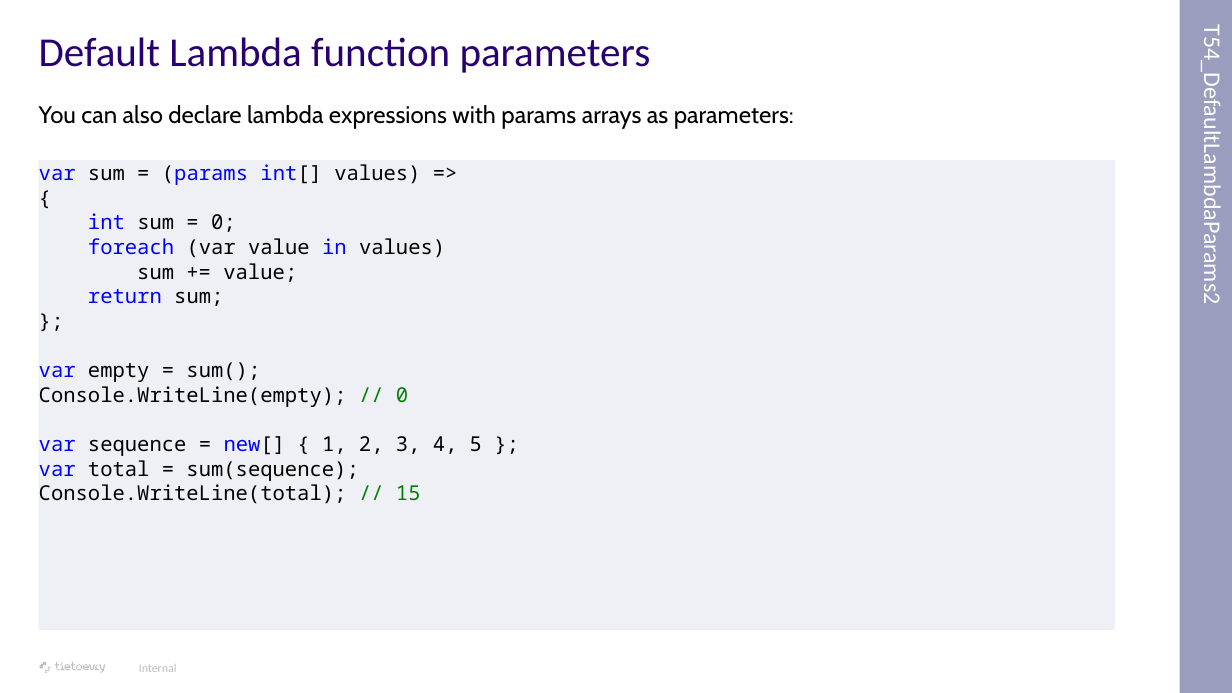
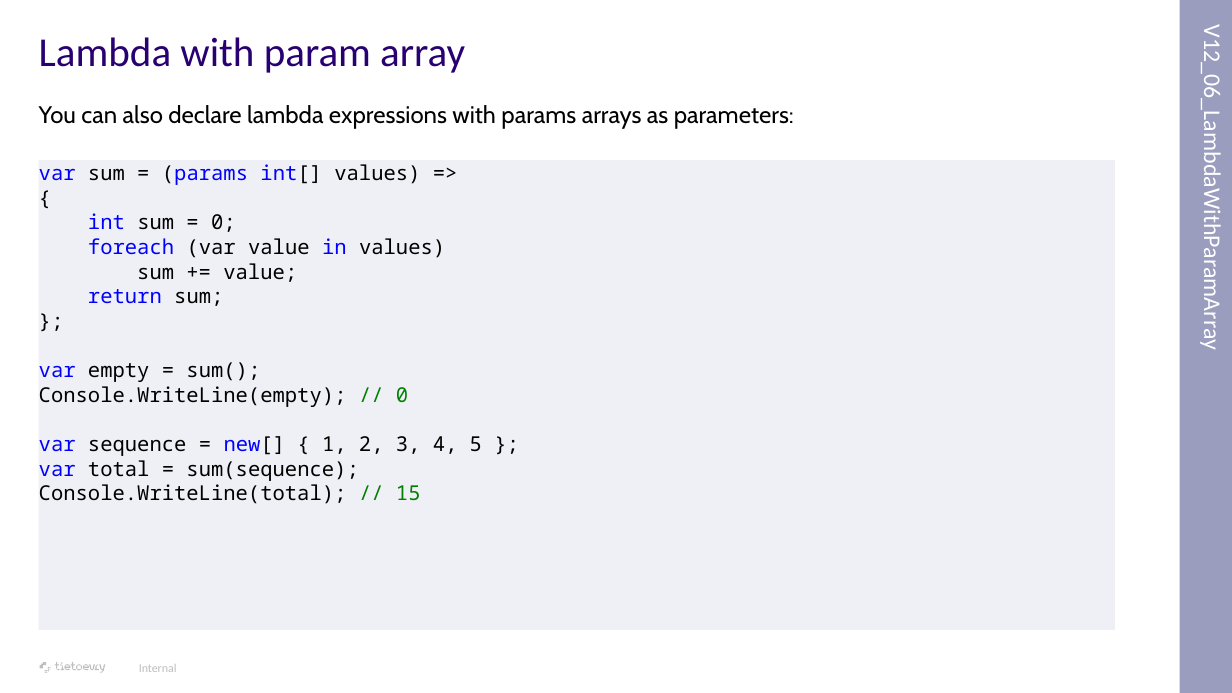
Before and after one commit to tomas-frankl/CSharpNewFeatures, a slide deck: slide 48 of Doc/New C# features.pptx. Drawn at 1232x693 pixels with LibreOffice and Linux fonts; fonts in the diff are those of the drawing; background and template pictures are left out. Boxes give left, top, right and bottom in pixels: in the first picture for what was removed or moved away, otherwise in the second. Text is boxed around its words. In the diff, an @@ line names an element or a change of style, - is before the commit and + after.

```diff
--- a/Doc/New C# features.pptx
+++ b/Doc/New C# features.pptx
@@ title at [39,37,465,73]: text changed @@
-Default Lambda function parameters
+Lambda with param array
@@ text in rectangle at [1198,57,1227,340]: text changed @@
-T54_DefaultLambdaParams2
+V12_06_LambdaWithParamArray
```
Also in this commit, not shown: 34 other slides changed, 45 other files.
